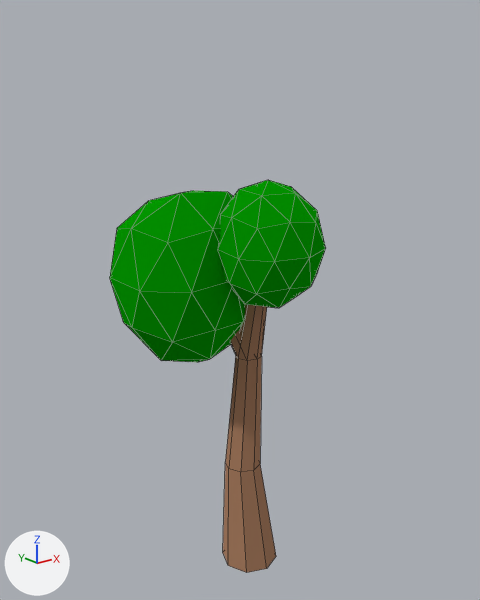
Renders of the Blender file blender/tree.blend from each side of a commit.
Both versions are drawn from a 50 mm camera at (-3.34, -4.03, 4.12) aimed at (0.02, 0.17, 2.44). The axes (+X, +Y, +Z) are drawn at lower left. The lights are the same throughout. Mesh edges are drawn as thin lines.

Names of what the first picture shows: 'Tree'.
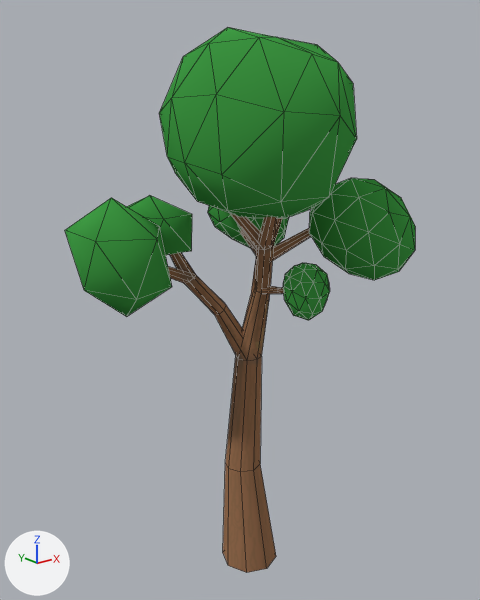
Location of each change, (x1, y1, x2, y2) in pixels of the pictures (480 x 600 px; the box of a moved part takes in the faces that stretch with it):
'Tree', reshaped (62% wider, 39% taller): before (110, 180, 326, 573); after (65, 27, 415, 573)
part 1 of me_tree_mesh, moved or reshaped: before (218, 180, 326, 308); after (309, 178, 415, 280)
part 2 of me_tree_mesh, moved or reshaped (not visible before): after (65, 198, 172, 317)
part 3 of me_tree_mesh, added (green): after (159, 27, 357, 218)
part 4 of me_tree_mesh, added (green): after (208, 206, 289, 248)
part 5 of me_tree_mesh, added (green): after (283, 263, 330, 320)
part 6 of me_tree_mesh, moved or reshaped: before (110, 191, 267, 362); after (127, 195, 311, 361)
part 7 of me_tree_mesh, recoloured: (223, 356, 276, 573) in both

The edits, one by one:
Picture 'tree.png' (img_tree_png) is new.
Material 'Tree Material' (mat_tree_material) is new.
Its texture is img_tree_png.
Its roughness is 0.5.
me_tree_mesh is used by ob_tree; location (0.0, 0.0, 0.0).
me_tree_mesh had 144 vertices, 220 faces and spanned x -1.01..0.68, y -0.75..1.06, z 0.0..3.5.
me_tree_mesh no longer uses material mat_leaves (green #049a00).
me_tree_mesh now has 336 vertices, 496 faces and spans x -1.35..1.44, y -0.9..1.03, z 0.0..4.56.
me_tree_mesh part 1: the loose piece of 42 vertices spanning x -0.51..0.4, y -0.75..0.08, z 2.52..3.5 is turned -59.5 degrees about the x axis through its middle, then moved by (1.04, 0.01, 0.01), in mat_tree_material (picture img_tree_png).
me_tree_mesh part 2: the loose piece of 12 vertices spanning x 0.0..0.68, y -0.22..0.58, z 2.33..3.24 is moved by (-1.35, 0.09, 0.16), in mat_tree_material (picture img_tree_png).
me_tree_mesh part 3: a new loose piece of 42 vertices spanning x -0.85..0.71, y -0.9..0.7, z 3.25..4.56, in mat_tree_material (picture img_tree_png).
me_tree_mesh part 4: a new loose piece of 42 vertices spanning x 0.17..0.84, y 0.27..1.03, z 2.74..3.36, in mat_tree_material (picture img_tree_png).
me_tree_mesh part 5: a new loose piece of 42 vertices spanning x -0.18..0.17, y -0.79..-0.49, z 2.5..2.93, in mat_tree_material (picture img_tree_png).
Part 6, on me_tree_mesh:
58 vertices are removed from x -1.01..0.45, y -0.26..1.06, z 1.88..3.41.
104 faces are deleted.
124 vertices are added at x -0.9..0.83, y -0.68..0.83, z 2.38..3.5.
140 new faces join them.
me_tree_mesh part 7: 16 faces spanning x -0.25..0.25, y -0.25..0.25, z 0.0..2.0 switch from mat_wood_1 (brown #a87e61) to mat_tree_material (picture img_tree_png).
